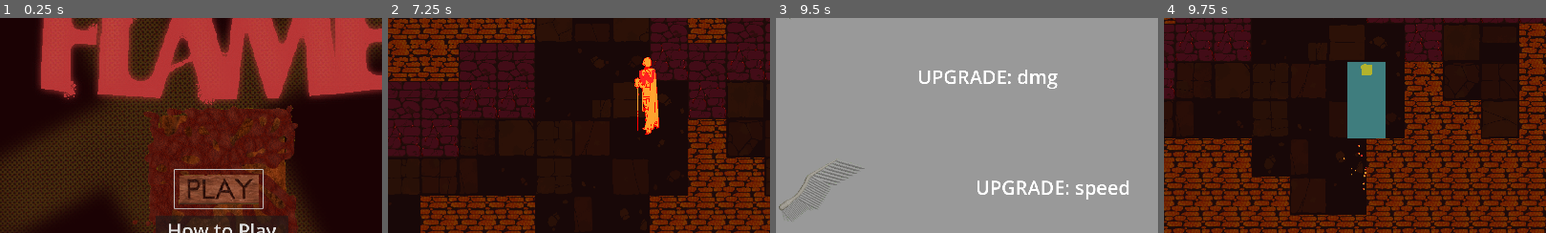
Above: before the commit, frames 1-4 (left to right).
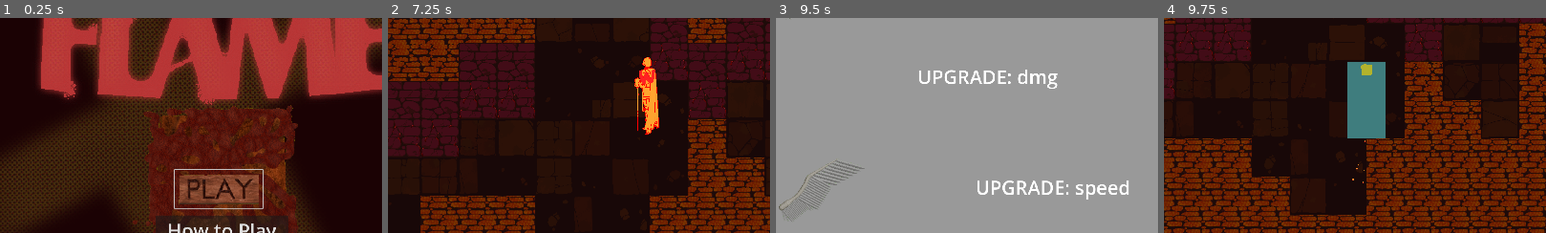
Above: after the commit, the same moments.

Repository: jible/capstone
Game: Godot game, scene res://scenes/testScenes/main_menu.tscn
Same seed, same stepped clock (60 frames per second), same inputs: the game is played once before the commit and once after it. The engine's default icon, where the game draws it, is replaced by a stand-in: a white triangle on a blue panel in a dark square.
Inputs (mouse positions are % of the whole screen's width and height, from its top left):
- Up to frame 1 (0.25 s): no input
- Up to frame 2 (7.25 s): click (50, 75) at 0.5 s; move the mouse to (72, 45) at 1.27 s; hold Right (right) 1.28-2.03 s; hold Space (attack) 1.28-2.03 s; move the mouse to (30, 55) at 2.02 s; hold Down (down) 2.03-2.78 s; tap Space (attack) at 2.1, 3.6 s; move the mouse to (60, 28) at 2.77 s; hold Right (right) 2.78-3.53 s; hold Space (attack) 2.78-3.53 s; move the mouse to (45, 70) at 3.52 s; hold Tab (OpenUpgrades) 3.53-4.28 s; move the mouse to (80, 65) at 4.27 s; hold Space (attack) 4.28-5.03 s; hold Left (left) 4.28-5.78 s; move the mouse to (20, 35) at 5.02 s; move the mouse to (55, 50) at 5.77 s; hold Down (down) 5.78-6.53 s; move the mouse to (35, 25) at 6.52 s; hold Right (right) from 6.53 s (still down)
- Up to frame 3 (9.5 s): move the mouse to (72, 45) at 7.27 s; release Right (right) at 7.28 s; hold Tab (OpenUpgrades) 7.28-8.03 s; move the mouse to (30, 55) at 8.02 s; hold Right (right) 8.03-8.78 s; tap Space (attack) at 8.1 s; move the mouse to (60, 28) at 8.77 s; hold Down (down) from 8.78 s (still down); hold Space (attack) from 8.78 s (still down)
- Up to frame 4 (9.75 s): move the mouse to (45, 70) at 9.52 s; release Down (down) at 9.53 s; release Space (attack) at 9.53 s; hold Left (left) from 9.53 s (still down); tap Space (attack) at 9.6 s
The pictures show only the part of the screen within x 21-71%, y 35-85%; the shares and areas given below are measured in that part.

Frames 1-3 are identical in both runs. In frame 4, less than 0.1% of the frame differs, in the area x 47-53%, y 56-80%.
Error before the commit: Invalid access to property or key '["name"]' on a base object of type 'Array'. (res://scripts/enemy_manager.gd:37)

Commit message:
emits signal when requirement fulfilled
Successfully emits signal when enemy requirement fulfilled

Also renamed "basic_enemy" to infinimouth

Diff:
--- a/level_manager.gd
+++ b/level_manager.gd
@@ -21,7 +21,7 @@
 	"required_enemies" : 0,
 	"enemy_types":[
 		{
-			"name" : "infini_mouth",
+			"name" : "infinimouth",
 			"pool_size": 50,
 			"frequency": 1
 		}
--- a/project.godot
+++ b/project.godot
@@ -34,8 +34,8 @@
 window/size/viewport_width=1920
 window/size/viewport_height=1080
 window/size/initial_position_type=0
-window/size/window_width_override=1920
-window/size/window_height_override=1080
+window/size/window_width_override=600
+window/size/window_height_override=600
 window/stretch/mode="viewport"
 mouse_cursor/custom_image="res://assets/images/cursorV1.png"
 mouse_cursor/custom_image_hotspot=Vector2(24, 0)
--- a/scenes/testScenes/james_testing_scene.tscn
+++ b/scenes/testScenes/james_testing_scene.tscn
@@ -2,7 +2,7 @@
 
 [ext_resource type="PackedScene" uid="uid://c6kyubdgubp47" path="res://scenes/prefabs/player/player.tscn" id="1_sxmck"]
 [ext_resource type="PackedScene" uid="uid://c611v6n8n75j1" path="res://scenes/prefabs/custom_camera.tscn" id="2_8lysn"]
-[ext_resource type="PackedScene" uid="uid://cfy2mlhpkuxdd" path="res://scenes/prefabs/npcs/enemies/basic_enemy.tscn" id="3_qawkk"]
+[ext_resource type="PackedScene" uid="uid://cfy2mlhpkuxdd" path="res://scenes/prefabs/npcs/enemies/infinimouth.tscn" id="3_qawkk"]
 
 [node name="James testing scene" type="Node2D"]
 
--- a/scenes/testScenes/test_level.tscn
+++ b/scenes/testScenes/test_level.tscn
@@ -4,7 +4,7 @@
 [ext_resource type="PackedScene" uid="uid://c6kyubdgubp47" path="res://scenes/prefabs/player/player.tscn" id="2_8l773"]
 [ext_resource type="PackedScene" uid="uid://dfvsgbamdsiep" path="res://scenes/prefabs/ui_elements/HUD.tscn" id="3_ibp2n"]
 [ext_resource type="PackedScene" uid="uid://c611v6n8n75j1" path="res://scenes/prefabs/custom_camera.tscn" id="4_6njjp"]
-[ext_resource type="PackedScene" uid="uid://cfy2mlhpkuxdd" path="res://scenes/prefabs/npcs/enemies/basic_enemy.tscn" id="5_o8dxy"]
+[ext_resource type="PackedScene" uid="uid://cfy2mlhpkuxdd" path="res://scenes/prefabs/npcs/enemies/infinimouth.tscn" id="5_o8dxy"]
 [ext_resource type="PackedScene" uid="uid://c60va2pop5yhv" path="res://scenes/prefabs/exit.tscn" id="6_vefyg"]
 
 [node name="Test Level" type="Node2D"]
--- a/scripts/characters/npc/enemy/basic_enemy/basic_enemy.gd
+++ b/scripts/characters/npc/enemy/basic_enemy/basic_enemy.gd
@@ -1,5 +1,5 @@
 extends CharacterBody2D
-class_name BasicEnemy
+class_name Infinimouth
 # All children references
 @export var mobility_manager: MobilityManager
 @export var state_machine: StateMachine
@@ -10,7 +10,7 @@
 @export var navigator: Navigator
 @export var silhouette: AnimatedSprite2D
 @export var target_tracker: TargetTracker
-var type = "basic_enemy"
+var type = "infinimouth"
 
 @export var drop : PackedScene
 var enemy_manager:Node = null
--- a/scripts/enemy_manager.gd
+++ b/scripts/enemy_manager.gd
@@ -7,48 +7,58 @@
 var enemy_package
 var max_concurrent_enemies
 var required_enemies
+var live_enemies = 0
+var enemies_killed = 0
 var time_since_check = 0
 var spawn_time = .2
-
+var enemy_odds = []
+var enemy_pools: Dictionary = {}
 var name_to_path = {
-	 "infinimouth" : "res://scenes/prefabs/npcs/enemies/basic_enemy.tscn",
+	 "infinimouth" : "res://scenes/prefabs/npcs/enemies/infinimouth.tscn",
 
 }
 
-var enemy_pools: Dictionary = {}
+signal required_enemies_killed
+
 
 func _ready():
 	enemy_package = LevelManager.get_current_package().enemy_package
 
-	#
 	max_concurrent_enemies = enemy_package.max_concurrent_enemies
-	required_enemies =enemy_package.required_enemies
+	required_enemies = enemy_package.required_enemies
 
-	var enemy_info = []
-	var walk = 0
+	var accumulated_odds = 0
 
 	for enemy in enemy_package.enemy_types:
-		enemy_info.append(
-			[ "name",]
-		)
+		accumulated_odds+= enemy.frequency
+		enemy_odds.append( { "name": enemy.name, "odds": accumulated_odds}  )
+	for enemy in enemy_package.enemy_types:
+		enemy_pools[enemy.name] = Pool.new( name_to_path[enemy.name] , enemy.pool_size )
 
 
-	for key in enemy_info:
-		var value = enemy_info [key]
-		enemy_pools[key] = Pool.new( value.path, value.amount)
+	if enemies_killed >= required_enemies:
+		print("required_enemies_killed")
+		emit_signal("required_enemies_killed")
 
 func enemy_killed(enemy):
+	live_enemies -= 1
+	enemies_killed += 1
+	if enemies_killed >= required_enemies:
+		print("required_enemies_killed")
+		emit_signal("required_enemies_killed")
+
 	enemy_pools[enemy.type].kill(enemy)
 
+
 func spawn_enemy(pos, enemy_type = null):
-	if enemy_type == null || enemy_pools[enemy_type].collection.size() <= 30:
+	if enemy_type == null || ! ( enemy_pools[enemy_type].collection.size() >= 0 )  || live_enemies >= max_concurrent_enemies:
 		return null
 	var new_enemy = enemy_pools[enemy_type].add(get_tree().current_scene)
 	new_enemy.global_position = pos
-	# might need to reset its velocity after TPing it
+	live_enemies+=1
 	pass
 
-# Called every frame. 'delta' is the elapsed time since the previous frame.
+
 func _process(delta):
 	'''
 	Every second, pick a random tile.
@@ -57,12 +67,12 @@
 	spawn an enemy there.
 	Add to current enemy count
 	'''
-
+	#if enemies_killed >= required_enemies:
+		#return
 	time_since_check += delta
 	if time_since_check > spawn_time:
 		time_since_check -= spawn_time
 		try_spawn()
-	pass
 
 func try_spawn():
 	# Get a random tile.
@@ -73,4 +83,12 @@
 	if level_generator.get_tile_type(tile) == "floor":
 		var true_pos = Vector2(tile_size * tile)
 		if (player.position - true_pos).length() > min_dist_from_player:
-			spawn_enemy(true_pos, "basic_enemy")
+
+			spawn_enemy(true_pos, pick_rand_enemy())
+
+
+func pick_rand_enemy():
+	var chance = randf_range(0,1)
+	for enemy in enemy_odds:
+		if chance <= enemy.odds:
+			return enemy.name
Renamed: scenes/prefabs/npcs/enemies/basic_enemy.tscn -> scenes/prefabs/npcs/enemies/infinimouth.tscn
